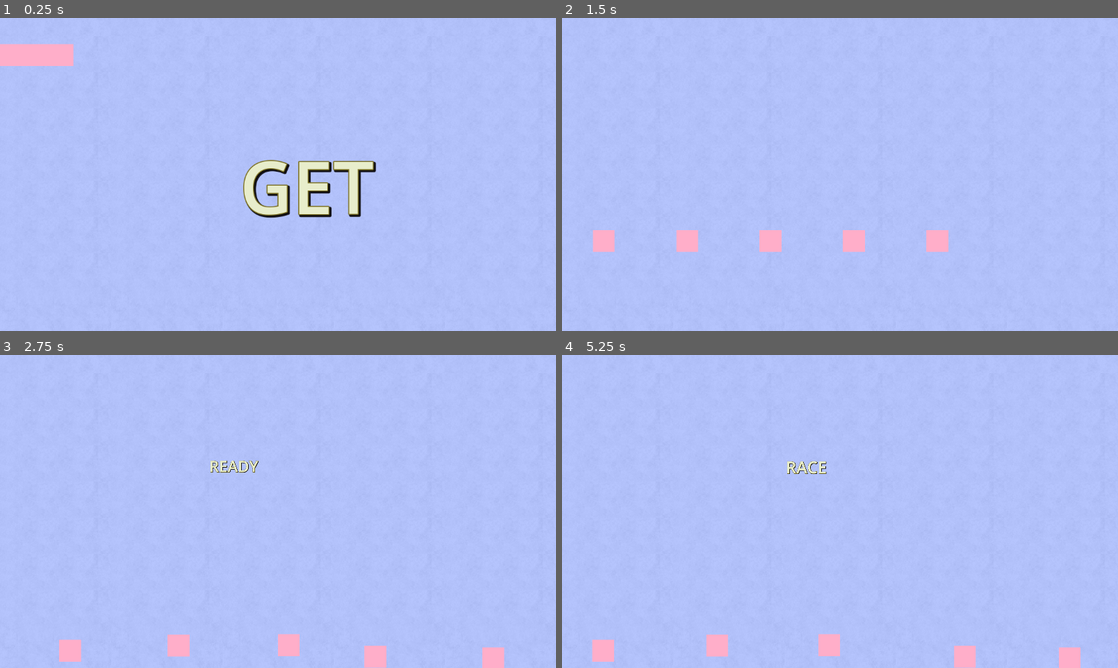
Above: before the commit, frames 1-4 (two rows, left to right).
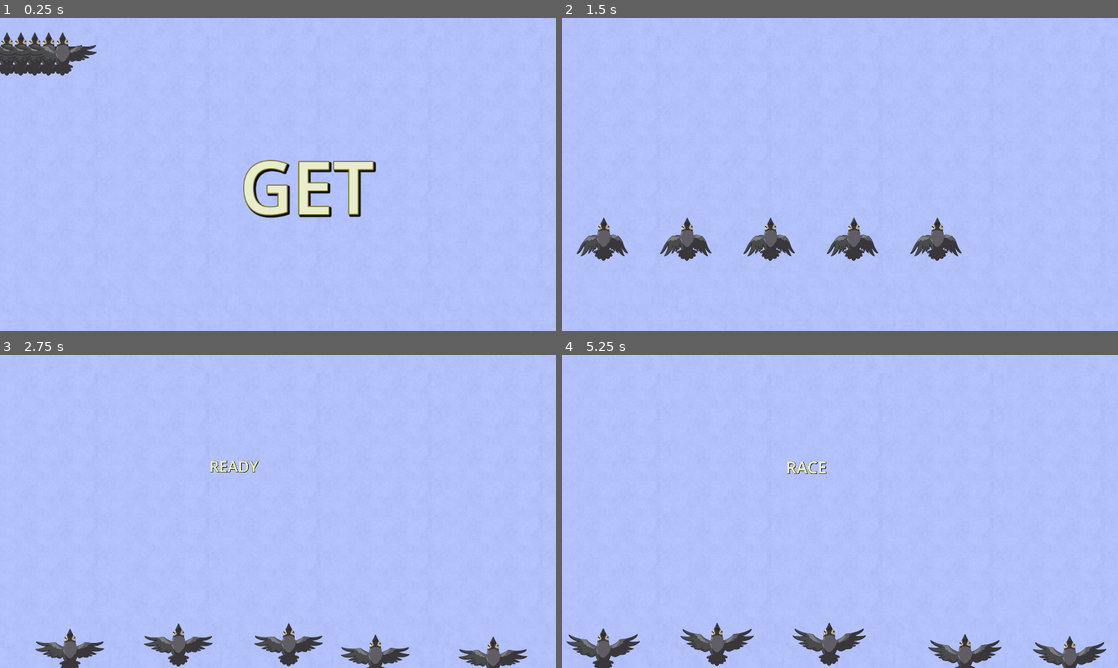
Above: after the commit, the same moments.

Repository: Armag3ddon/igjam2026_2
Game: Godot game, scene res://scenes/game.tscn
Same seed, same stepped clock (60 frames per second), same inputs: the game is played once before the commit and once after it.
Inputs:
- Up to frame 1 (0.25 s): no input
- Up to frame 2 (1.5 s): no input
- Up to frame 3 (2.75 s): no input
- Up to frame 4 (5.25 s): no input

The runs differ from the first frame. In frame 1, 1.7% of the frame differs, in the area x 0-18%, y 4-19%; in frame 2, 3.0%; in frame 3, 3.4%; in frame 4, 3.6%, in the area x 0-98%, y 85-100%.

Commit message:
Add crow graphics

Diff:
--- a/project.godot
+++ b/project.godot
@@ -14,6 +14,10 @@
 run/main_scene="uid://bmhoa2drav26u"
 config/features=PackedStringArray("4.7", "GL Compatibility")
 config/icon="res://icon.svg"
+
+[autoload]
+
+Global="*uid://cagke0l41vryw"
 
 [display]
 
--- a/scenes/Racer.tscn
+++ b/scenes/Racer.tscn
@@ -1,10 +1,6 @@
 [gd_scene format=3 uid="uid://dwthe1d2s0ulm"]
 
 [ext_resource type="Script" uid="uid://ckwudrkn350ke" path="res://scripts/racer.gd" id="1_1yijf"]
-[ext_resource type="Texture2D" uid="uid://corj2r5y6u8l1" path="res://assets/racer.png" id="2_e51ou"]
 
 [node name="Racer" type="Node2D" unique_id=371145979]
 script = ExtResource("1_1yijf")
-
-[node name="Graphics" type="Sprite2D" parent="." unique_id=1551580359]
-texture = ExtResource("2_e51ou")
--- a/scenes/birds/Bird.tscn
+++ /dev/null
@@ -1,3 +0,0 @@
-[gd_scene format=3 uid="uid://h3f6pugawnmk"]
-
-[node name="Bird" type="Node2D" unique_id=469134331]
--- a/scenes/birds/crow.tscn
+++ b/scenes/birds/crow.tscn
@@ -1,3 +1,116 @@
 [gd_scene format=3 uid="uid://dh7u63iwo25ie"]
 
+[ext_resource type="Texture2D" uid="uid://pxagqlkpjhtv" path="res://assets/crow_spritesheet.png" id="1_bfmg8"]
+
+[sub_resource type="AtlasTexture" id="AtlasTexture_ba7fv"]
+atlas = ExtResource("1_bfmg8")
+region = Rect2(0, 0, 512, 512)
+
+[sub_resource type="AtlasTexture" id="AtlasTexture_oua0k"]
+atlas = ExtResource("1_bfmg8")
+region = Rect2(512, 0, 512, 512)
+
+[sub_resource type="AtlasTexture" id="AtlasTexture_5g8li"]
+atlas = ExtResource("1_bfmg8")
+region = Rect2(1024, 0, 512, 512)
+
+[sub_resource type="AtlasTexture" id="AtlasTexture_l6os2"]
+atlas = ExtResource("1_bfmg8")
+region = Rect2(1536, 0, 512, 512)
+
+[sub_resource type="AtlasTexture" id="AtlasTexture_j5db0"]
+atlas = ExtResource("1_bfmg8")
+region = Rect2(2048, 0, 512, 512)
+
+[sub_resource type="AtlasTexture" id="AtlasTexture_0mw84"]
+atlas = ExtResource("1_bfmg8")
+region = Rect2(2560, 0, 512, 512)
+
+[sub_resource type="AtlasTexture" id="AtlasTexture_6a6tw"]
+atlas = ExtResource("1_bfmg8")
+region = Rect2(3072, 0, 512, 512)
+
+[sub_resource type="AtlasTexture" id="AtlasTexture_325m5"]
+atlas = ExtResource("1_bfmg8")
+region = Rect2(3584, 0, 512, 512)
+
+[sub_resource type="AtlasTexture" id="AtlasTexture_133sq"]
+atlas = ExtResource("1_bfmg8")
+region = Rect2(4096, 0, 512, 512)
+
+[sub_resource type="AtlasTexture" id="AtlasTexture_ohn6g"]
+atlas = ExtResource("1_bfmg8")
+region = Rect2(4608, 0, 512, 512)
+
+[sub_resource type="AtlasTexture" id="AtlasTexture_jo0me"]
+atlas = ExtResource("1_bfmg8")
+region = Rect2(5120, 0, 512, 512)
+
+[sub_resource type="AtlasTexture" id="AtlasTexture_otvaa"]
+atlas = ExtResource("1_bfmg8")
+region = Rect2(5632, 0, 512, 512)
+
+[sub_resource type="AtlasTexture" id="AtlasTexture_khw3q"]
+atlas = ExtResource("1_bfmg8")
+region = Rect2(6144, 0, 512, 512)
+
+[sub_resource type="AtlasTexture" id="AtlasTexture_6cukj"]
+atlas = ExtResource("1_bfmg8")
+region = Rect2(6656, 0, 512, 512)
+
+[sub_resource type="SpriteFrames" id="SpriteFrames_o3h6e"]
+animations = [{
+"frames": [{
+"duration": 1.0,
+"texture": SubResource("AtlasTexture_ba7fv")
+}, {
+"duration": 1.0,
+"texture": SubResource("AtlasTexture_oua0k")
+}, {
+"duration": 1.0,
+"texture": SubResource("AtlasTexture_5g8li")
+}, {
+"duration": 1.0,
+"texture": SubResource("AtlasTexture_l6os2")
+}, {
+"duration": 1.0,
+"texture": SubResource("AtlasTexture_j5db0")
+}, {
+"duration": 1.0,
+"texture": SubResource("AtlasTexture_0mw84")
+}, {
+"duration": 1.0,
+"texture": SubResource("AtlasTexture_6a6tw")
+}, {
+"duration": 1.0,
+"texture": SubResource("AtlasTexture_325m5")
+}, {
+"duration": 1.0,
+"texture": SubResource("AtlasTexture_133sq")
+}, {
+"duration": 1.0,
+"texture": SubResource("AtlasTexture_ohn6g")
+}, {
+"duration": 1.0,
+"texture": SubResource("AtlasTexture_jo0me")
+}, {
+"duration": 1.0,
+"texture": SubResource("AtlasTexture_otvaa")
+}, {
+"duration": 1.0,
+"texture": SubResource("AtlasTexture_khw3q")
+}, {
+"duration": 1.0,
+"texture": SubResource("AtlasTexture_6cukj")
+}],
+"loop": 1,
+"name": &"default",
+"speed": 25.0
+}]
+
 [node name="Crow" type="Node2D" unique_id=237686385]
+
+[node name="AnimatedSprite2D" type="AnimatedSprite2D" parent="." unique_id=548597333]
+sprite_frames = SubResource("SpriteFrames_o3h6e")
+autoplay = "default"
+frame_progress = 0.92256016
--- /dev/null
+++ b/scripts/bird.gd
@@ -0,0 +1 @@
+@export var
--- a/scripts/game.gd
+++ b/scripts/game.gd
@@ -27,6 +27,7 @@
 func _ready() -> void:
 	for i: int in racer_count:
 		var racer: Racer = racer_scene.instantiate()
+		racer.setGraphics(Global.getBirdPackedScene(Global.BIRDS.CROW))
 		racers.append(racer)
 		racers[i].setNewPosition(Vector2(i, 10))
 		manager.add_child.call_deferred(racer)
--- /dev/null
+++ b/scripts/global.gd
@@ -0,0 +1,17 @@
+extends Node
+
+enum BIRDS {
+	CROW,
+	GOOSE,
+	OWL,
+	PARROT,
+	PIGEON
+}
+
+func Hi() -> void:
+	print("hi!")
+
+func getBirdPackedScene(bird: int) -> PackedScene:
+	if bird == BIRDS.CROW:
+		return preload("res://scenes/birds/crow.tscn")
+	return
--- a/scripts/racer.gd
+++ b/scripts/racer.gd
@@ -1,6 +1,9 @@
 extends Node2D
 
 class_name Racer
+
+@export var Graphics: PackedScene
+var graphics_scale: float = 0.5
 
 var grid_position: Vector2 = Vector2(0,0)
 var origin_position_pixel: Vector2 = Vector2(0, 0)
@@ -19,7 +22,13 @@
 var swerve_max_y: float = 25.0
 var swerve_position: Vector2 = Vector2(0, 0)
 
-func setNewPosition(new_pos: Vector2):
+func setGraphics(new_graphics: PackedScene) -> void:
+	Graphics = new_graphics
+	var child = new_graphics.instantiate()
+	child.scale = Vector2(graphics_scale, graphics_scale)
+	add_child(child)
+
+func setNewPosition(new_pos: Vector2) -> void:
 	grid_position = new_pos
 	is_moving = true
 	var offset: Vector2 = grid_size_pixel / grid_size / 2
Not shown, added: scripts/bird.gd.uid
Not shown, added: scripts/global.gd.uid
